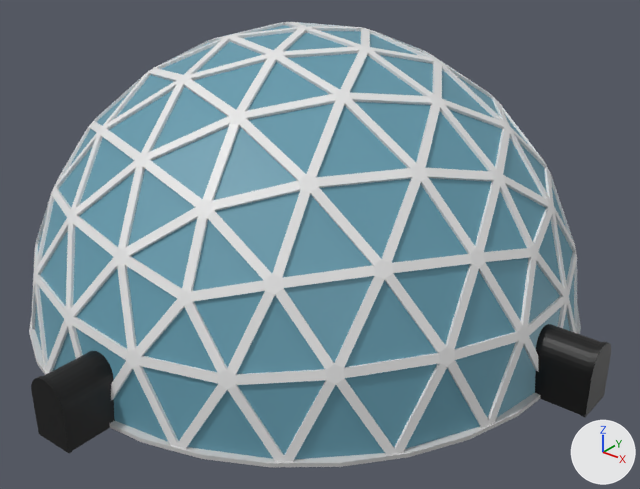
The FBX model Assets/Models/greenhouse.fbx as it was, and as the next commit left it.
Both versions are drawn from a camera (50 mm lens) standing at (13.31, -16.05, 11.52) and looking at (0.8, -0.41, 1.82). Every picture has the same lights, and +X, +Y and +Z are marked at lower right. Where no turn or scale is listed for an object, it has been applied to the vertices.

Objects in the first picture: 'Dome frame', 'Dome glass', 'Floor', 'connector', 'connector wall.001', 'connector wall.002', 'connector.003'.
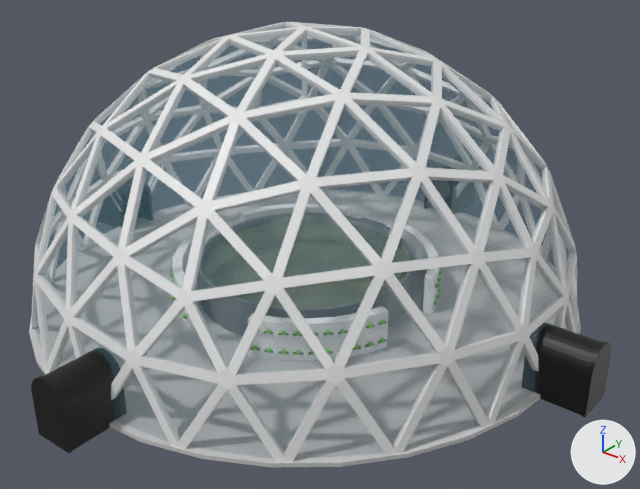
The change in detail:
Material 'Glass' (mat_glass) is new.
Its base color is (0.128, 0.327, 0.423) (cyan #649bae).
Its alpha is 0.2.
me_icosphere has 171 vertices, 160 faces and spans x -6.92..6.92, y -6.92..6.92, z 0.0..7.0.
me_icosphere no longer uses material mat_material_001 (cyan #649bae).
me_icosphere now uses material mat_glass (cyan #649bae).

Changed parts and their boxes (x1, y1, x2, y2) in the pictures (640 x 489 px):
'Dome glass', recoloured (cyan to grey)
    both: (35, 25, 574, 460)
